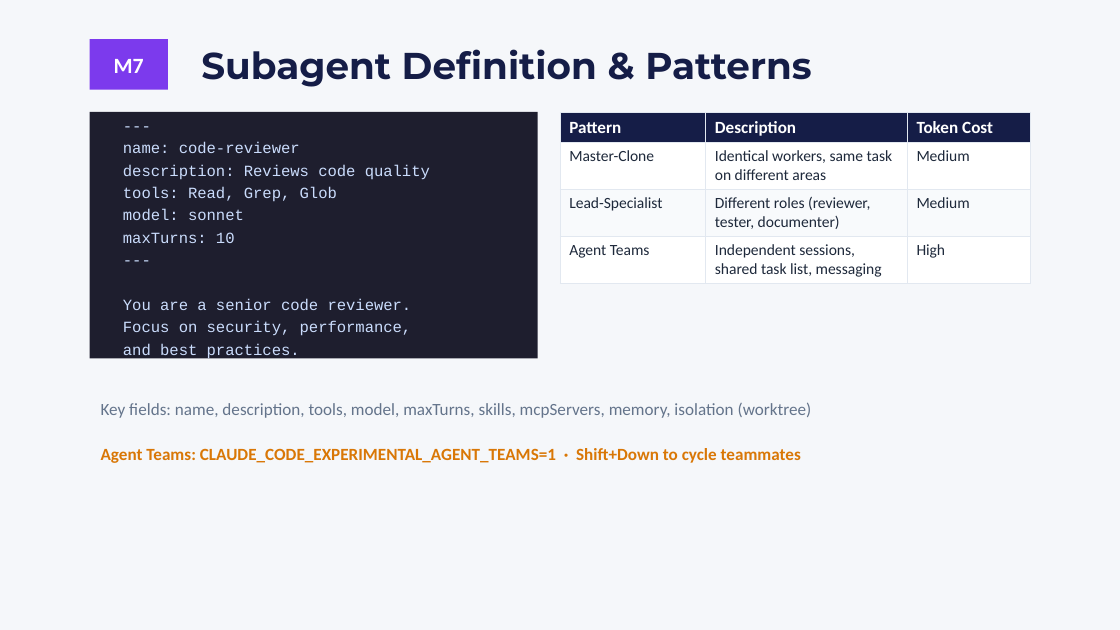
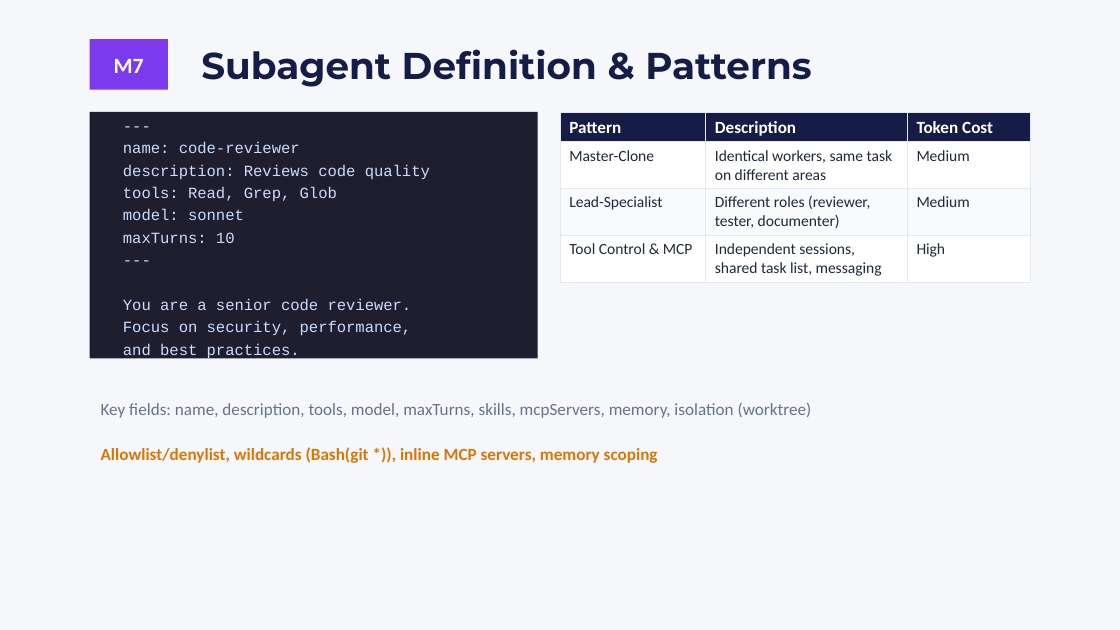
Before and after one commit to clusterreplyDE/claude_workshop, a slide deck: slide 25 of slides/workshop.pptx. Drawn at 1120x630 pixels with LibreOffice and Linux fonts; fonts in the diff are those of the drawing. Boxes give left, top, right and bottom in pixels: in the first picture for what was removed or moved away, otherwise in the second. Text is boxed around its words. In the diff, an @@ line names an element or a change of style, - is before the commit and + after.

```diff
--- a/slides/workshop.pptx
+++ b/slides/workshop.pptx
@@ table at [560, 112, 1030, 280] @@
-row 4, column 1: Agent Teams
+row 4, column 1: Tool Control & MCP
@@ text at [101, 447, 658, 463]: text changed @@
-Agent Teams: CLAUDE_CODE_EXPERIMENTAL_AGENT_TEAMS=1 · Shift+Down to cycle teammates
+Allowlist/denylist, wildcards (Bash(git *)), inline MCP servers, memory scoping
```
Also in this commit, not shown: 3 other slides changed, 36 other files.
